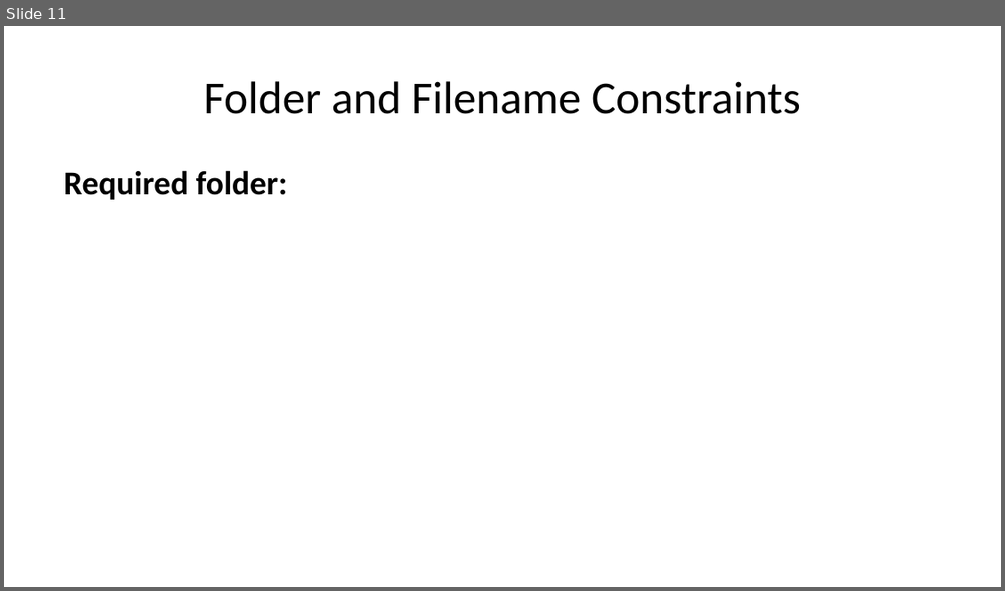
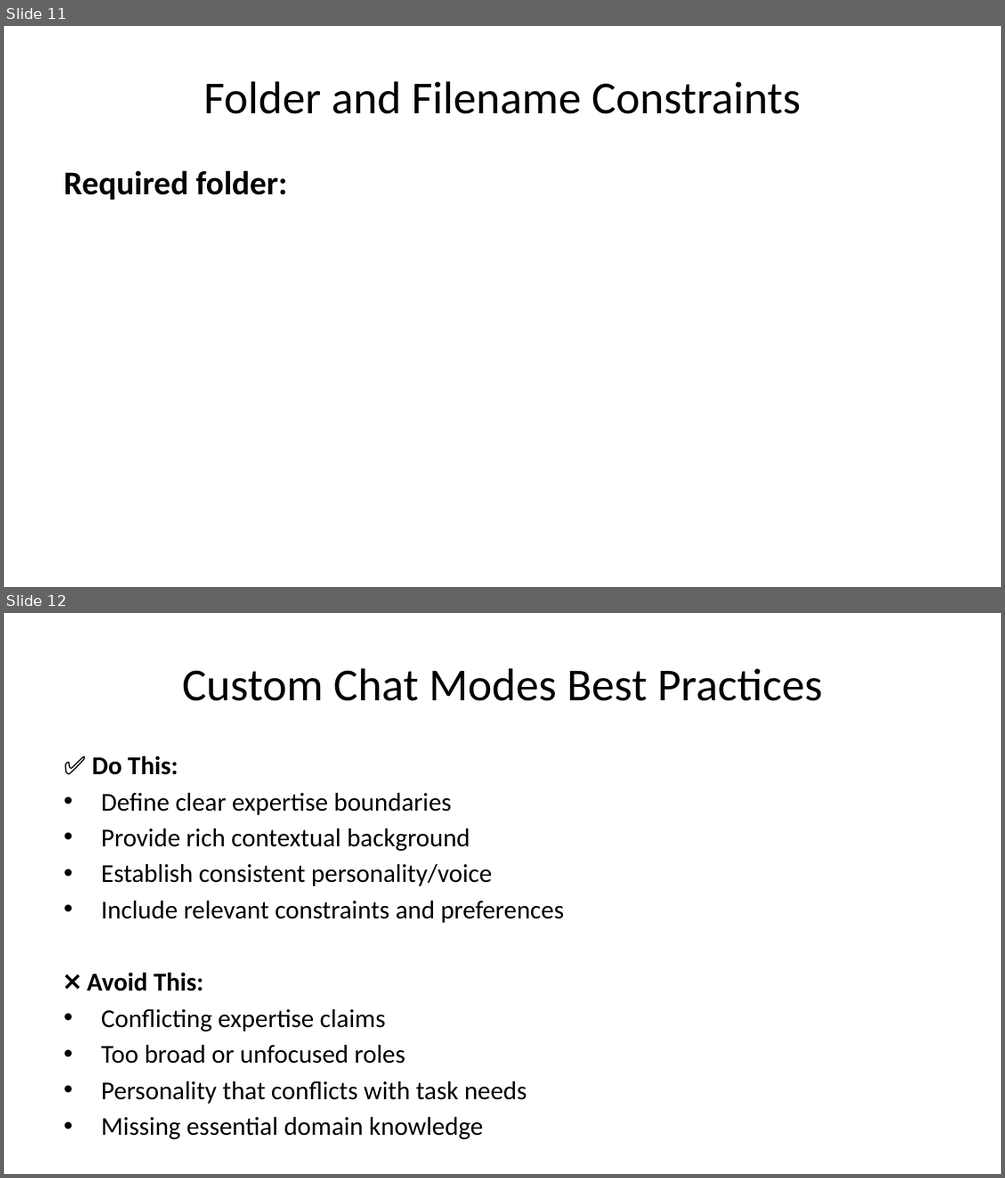
Before and after one commit to j0hnnymiller/AI-Assisted-Software-Development, a slide deck: Slides/individual-slides/chat-mode.pptx. Shown one above the other, each under a label of ours: slide 11 before the commit, slides 11 and 12 after it. The pictures are 1005x591 and 1005x1178 pixels, drawn with LibreOffice and Linux fonts; fonts in the diff are those of the drawing. Boxes give left, top, right and bottom in pixels: in the first picture for what was removed or moved away, otherwise in the second. Text is boxed around its words. In the diff, an @@ line names an element or a change of style, - is before the commit and + after.

```diff
--- a/Slides/individual-slides/chat-mode.pptx
+++ b/Slides/individual-slides/chat-mode.pptx
@@ slide 12 added at [4, 613, 1001, 1174], background #FFFFFF @@
@@ title added at [182, 668, 822, 701], 33 pt, text #000000 @@
+Custom Chat Modes Best Practices
@@ text added at [87, 755, 565, 1139], 18.6 pt, text #000000 @@
+✅ Do This:
+• Define clear expertise boundaries
+• Provide rich contextual background
+• Establish consistent personality/voice
+• Include relevant constraints and preferences
+❌ Avoid This:
+• Conflicting expertise claims
+• Too broad or unfocused roles
+• Personality that conflicts with task needs
+• Missing essential domain knowledge
```
Also in this commit, not shown: 3 slides changed, 32 other files.
